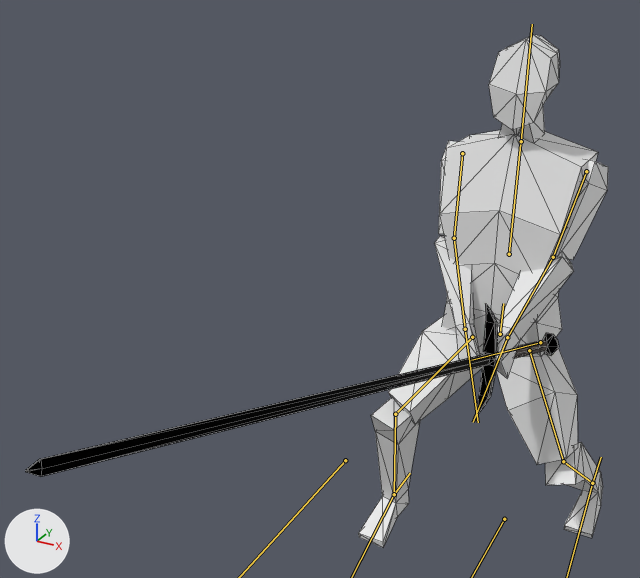
Renders of the glTF model Import/Player.glb from each side of a commit.
Before and after are seen from a camera (50 mm lens) standing at (0.94, -2.45, 2.05) and looking at (-0.09, -0.57, 1.11). Lighting does not change. The marker at lower left points along +X, +Y and +Z. Both versions are drawn at frame 25 of the action 'Unsheathe'; the numbers are the values there. The bones that bend it are drawn over the model as lines. Mesh edges are drawn as thin lines.

In view in the first picture: 'Cube', 'Sword.001'.
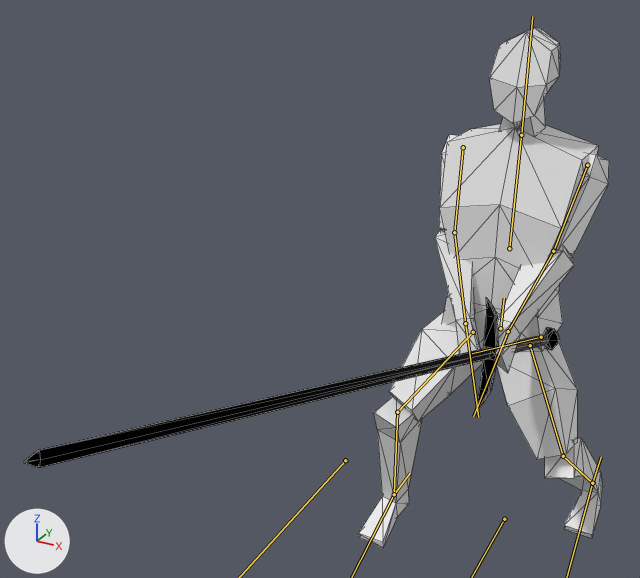
Pixel boxes (x1, y1, x2, y2) of what changed, in the pictures (640 x 578 px):
'Cube', posed: before (358, 35, 608, 548); after (358, 28, 609, 548)
'Sword.001', posed: before (25, 304, 559, 476); after (24, 297, 560, 468)
bone 'Body', root to tip: before (500, 334) to (503, 303); after (500, 328) to (504, 298)
bone 'UpperLeg.L', root to tip: before (529, 350) to (563, 461); after (530, 345) to (563, 456)
bone 'LowerLeg.L', root to tip: before (563, 461) to (592, 483); after (563, 456) to (592, 483)
bone 'UpperLeg.R', root to tip: before (472, 337) to (395, 414); after (473, 332) to (397, 412)
bone 'LowerLeg.R', root to tip: before (395, 414) to (394, 494); after (397, 412) to (394, 494)

Diff of the bpy script that builds the scene:
```diff
--- a/Import/Player.glb.py
+++ b/Import/Player.glb.py
@@ bone_body @@
 bone_body = bpy.data.objects['Armature'].pose.bones['Body']
-bone_body.location = (0.194, -0.162, -0.147)
+bone_body.location = (0.194, -0.143, -0.146)
@@ bone_upperleg_l @@
 bone_upperleg_l = bpy.data.objects['Armature'].pose.bones['UpperLeg.L']  # child of 'Body'
-bone_upperleg_l.rotation_quaternion = (0.964, 0.114, 0.003, 0.239)  # degrees (13, -3, 28)
+bone_upperleg_l.rotation_quaternion = (0.969, 0.097, 0.001, 0.229)  # degrees (11, -2, 26)
@@ bone_lowerleg_l @@
 bone_lowerleg_l = bpy.data.objects['Armature'].pose.bones['LowerLeg.L']  # child of 'UpperLeg.L'
-bone_lowerleg_l.rotation_quaternion = (0.863, -0.497, 0.0, -0.088)  # degrees (-59, -5, -9)
+bone_lowerleg_l.rotation_quaternion = (0.883, -0.462, 0.0, -0.082)  # degrees (-55, -4, -8)
@@ bone_upperleg_r @@
 bone_upperleg_r = bpy.data.objects['Armature'].pose.bones['UpperLeg.R']  # child of 'Body'
-bone_upperleg_r.rotation_quaternion = (0.884, 0.42, 0.033, -0.204)  # degrees (49, 13, -20)
+bone_upperleg_r.rotation_quaternion = (0.896, 0.397, 0.035, -0.196)  # degrees (46, 13, -19)
@@ bone_lowerleg_r @@
 bone_lowerleg_r = bpy.data.objects['Armature'].pose.bones['LowerLeg.R']  # child of 'UpperLeg.R'
-bone_lowerleg_r.rotation_quaternion = (0.854, -0.513, 0.0, 0.091)  # degrees (-62, 5, 9)
+bone_lowerleg_r.rotation_quaternion = (0.874, -0.478, 0.0, 0.085)  # degrees (-57, 5, 9)
```
